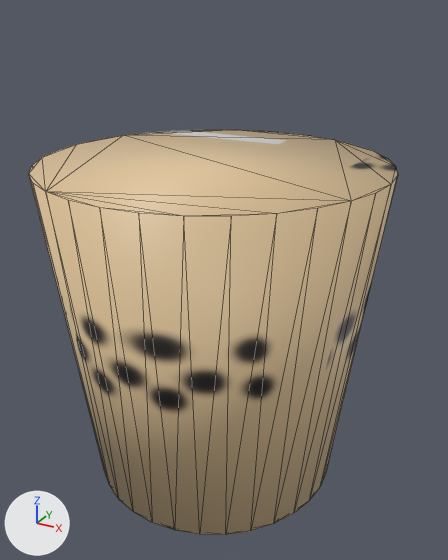
An edit to the COLLADA model My Project/assets/cauldron/bubbletea.dae, drawn before and after from the same camera.
Rendered twice from a 50 mm camera at (1.72, -3.01, 2.74) aimed at (0.06, 0.0, 1.23). The axes (+X, +Y, +Z) are drawn at lower left. The lights are the same throughout. Mesh edges are drawn as thin lines. Where no turn or scale is listed for an object, it has been applied to the vertices.
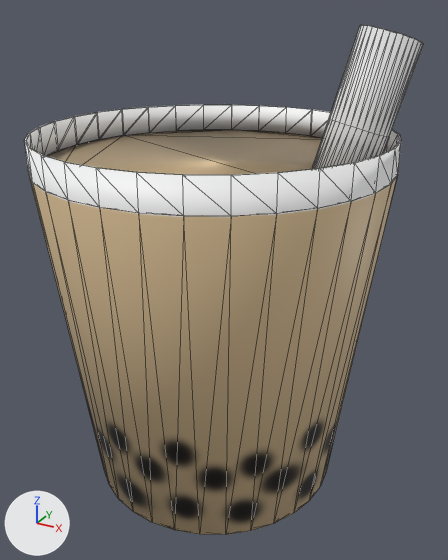
Where the change shows, as pixel boxes [x1, y1, x2, y2] in the pictures (448 x 560 px):
'Cylinder', reshaped (6% taller): before [29, 130, 397, 535]; after [24, 105, 401, 535]
'Cylinder.001', added: after [312, 25, 424, 169]
part 1 of me_cylinder, added: after [24, 105, 401, 216]
part 2 of me_cylinder, surface changed: [29, 130, 397, 528] in both

What changed in the scene script:
```text
Change me_cylinder:
    used by ob_cylinder; location = (0.0, 0.0, 0.945)
    remove me_cylinder.from_pydata(...)  # 64 vertices, 124 faces; spans x -1.0..1.0, y -1.0..1.0, z -1.0..1.0
    add me_cylinder.from_pydata(...)  # 160 vertices, 380 faces; spans x -1.0..1.0, y -1.0..1.0, z -1.0..1.17
    me_cylinder part 1
    64 vertices are added at x -0.99..0.99, y -0.99..0.99, z 1.0..1.17
    32 new vertices lie (0.0, 0.0, 0.17) away from vertices in x -1.0..1.0, y -1.0..1.0, z 1.0
    256 new faces join them
    me_cylinder part 2: 124 kept faces spanning x -1.0..1.0, y -1.0..1.0, z -1.0..1.0 get new texture (UV) coordinates
Add me_cylinder_001:
    me_cylinder_001.from_pydata(...)  # 96 vertices, 188 faces; spans x -0.195..0.293, y -0.193..0.286, z -0.204..0.655
Add ob_cylinder_001:
    ob_cylinder_001 = bpy.data.objects.new('Cylinder.001', me_cylinder_001)
    ob_cylinder_001.location = (0.712, 0.193, 2.004)
```
